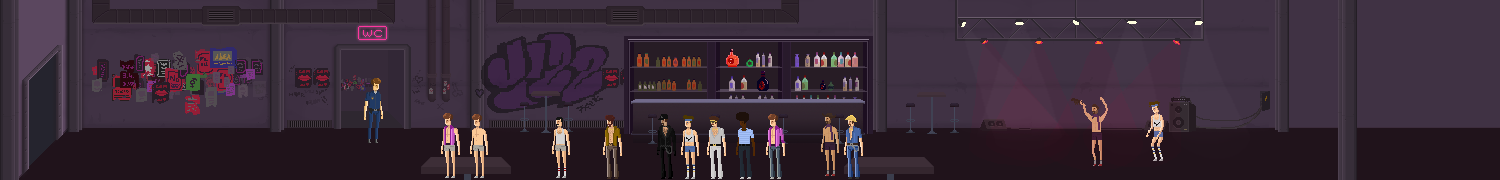
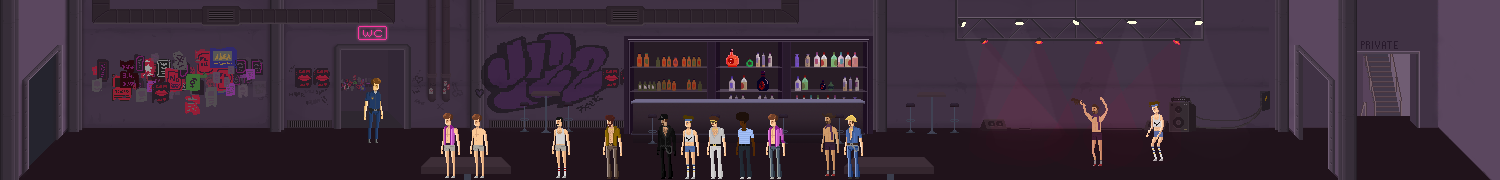
Layers edited between the first and the second 1500x180 image:
added layer "FGDOOR" above "playerspawn(raymond_police) start()" over <box>1301,0,1338,178</box>
added layer "private" above "stairs" over <box>1361,41,1398,49</box>
added layer "stairs" above "main" over <box>1357,51,1420,128</box>
painted on "main" over <box>1289,0,1500,180</box>
